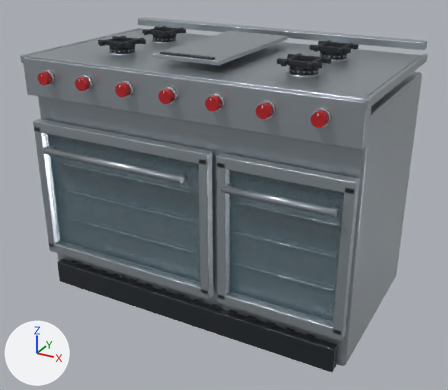
Two versions of the Blender file assets-source/blender/luxury-dual-range-48.blend, one commit apart.
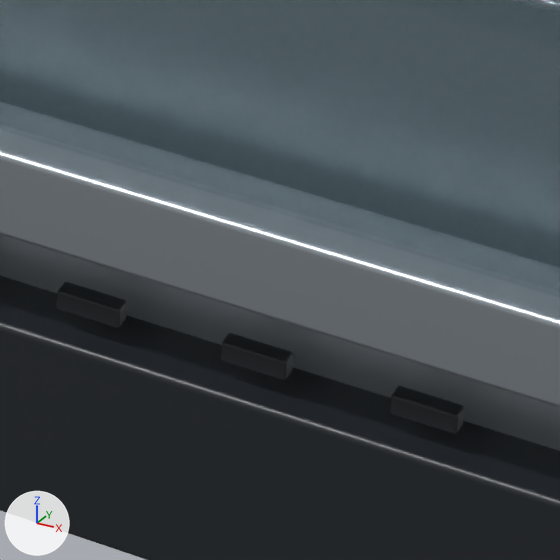
The first picture shows the older version from a 50 mm lens placed at (1.035, -1.876, 1.314), pointed at (0.019, -0.029, 0.391). The close-ups show the older and then the newer version on the part from 58% to 73% of the width and 74% to 91% of the height of that picture. Only the edits that show in the close-ups are written down. Lighting does not change. The marker at lower left points along +X, +Y and +Z.

Before the edit, the objects in view are built like this:
```python
me_cube = bpy.data.meshes.new('Cube')
me_cube.from_pydata(...)  # 96 vertices, 98 faces; spans x -0.602..0.602, y -0.289..0.351, z 0.009..0.837
me_cube.materials.append(mat_brushed_stainless_steel)  # light grey #afb8bf
me_cube_069 = bpy.data.meshes.new('Cube.069')
me_cube_069.from_pydata(...)  # 96 vertices, 98 faces; spans x 0.195..0.56, y -0.32..-0.316, z 0.179..0.629
me_cube_069.materials.append(mat_tinted_appliance_glazing)  # cyan #61818b
me_cube_084 = bpy.data.meshes.new('Cube.084')
me_cube_084.from_pydata(...)  # 96 vertices, 98 faces; spans x 0.4741..0.5011, y -0.313..-0.3051, z 0.1005..0.1095
me_cube_084.materials.append(mat_black_enamel)  # black #21262b
ob_appliance_enclosure = bpy.data.objects.new('Appliance enclosure', me_cube)
ob_appliance_enclosure.location = (0.0, 0.0, 0.0)
ob_toe_ventilation_slot_014 = bpy.data.objects.new('Toe ventilation slot.014', me_cube_084)
ob_toe_ventilation_slot_014.location = (0.0, 0.0, 0.0)
ob_triple_glass_oven_pane_001 = bpy.data.objects.new('Triple-glass oven pane.001', me_cube_069)
ob_triple_glass_oven_pane_001.location = (0.0, 0.0, 0.0)
# also in view: 'Toe ventilation slot.013' at (0.418, -0.309, 0.105); 'Recessed black plinth' at (0.0, 0.011, 0.045); 'Door steel horizontal frame.002' at (0.378, -0.317, 0.161); 'Toe ventilation slot.012' at (0.348, -0.309, 0.105)
```
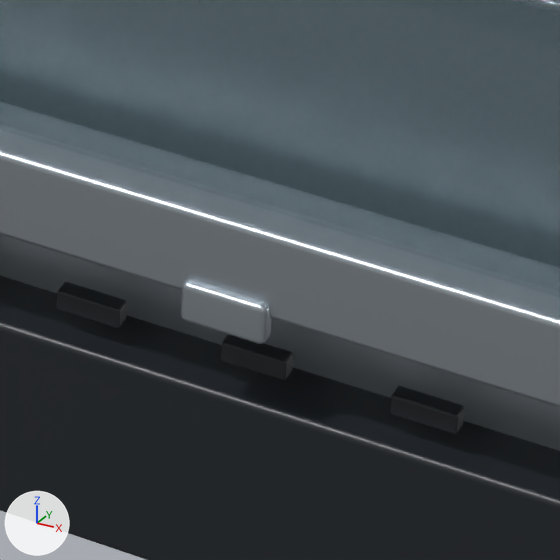
Edits to the bpy script that builds the scene:
```text
Add mat_brushed_stainless_steel_001:
    mat_brushed_stainless_steel_001 = principled_material('brushed-stainless-steel.001')
    mat_brushed_stainless_steel_001.base_color = (0.43, 0.48, 0.52)  # light grey #afb8bf
    mat_brushed_stainless_steel_001.metallic = 0.78
    mat_brushed_stainless_steel_001.roughness = 0.32
Add me_cube_368:
    me_cube_368.from_pydata(...)  # 96 vertices, 98 faces; spans x 0.397..0.432, y -0.3382..-0.3292, z 0.132..0.15
    me_cube_368.materials.append(mat_brushed_stainless_steel_001)  # light grey #afb8bf
Add ob_lower_door_hinge_detail_001:
    ob_lower_door_hinge_detail_001 = bpy.data.objects.new('Lower door hinge detail.001', me_cube_368)
    ob_lower_door_hinge_detail_001.location = (0.0, 0.0, 0.0)
```

Boxes (x1, y1, x2, y2) around the edits, measured in the close-ups (560 x 560 px):
'Lower door hinge detail.001', added
    after: (181, 279, 272, 344)
